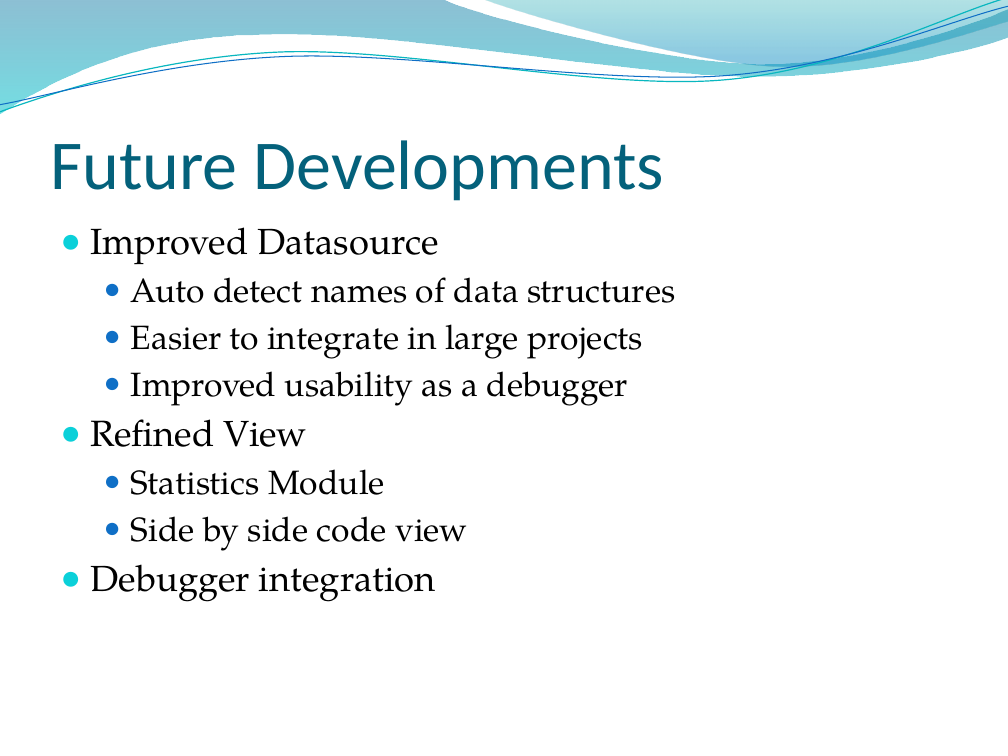
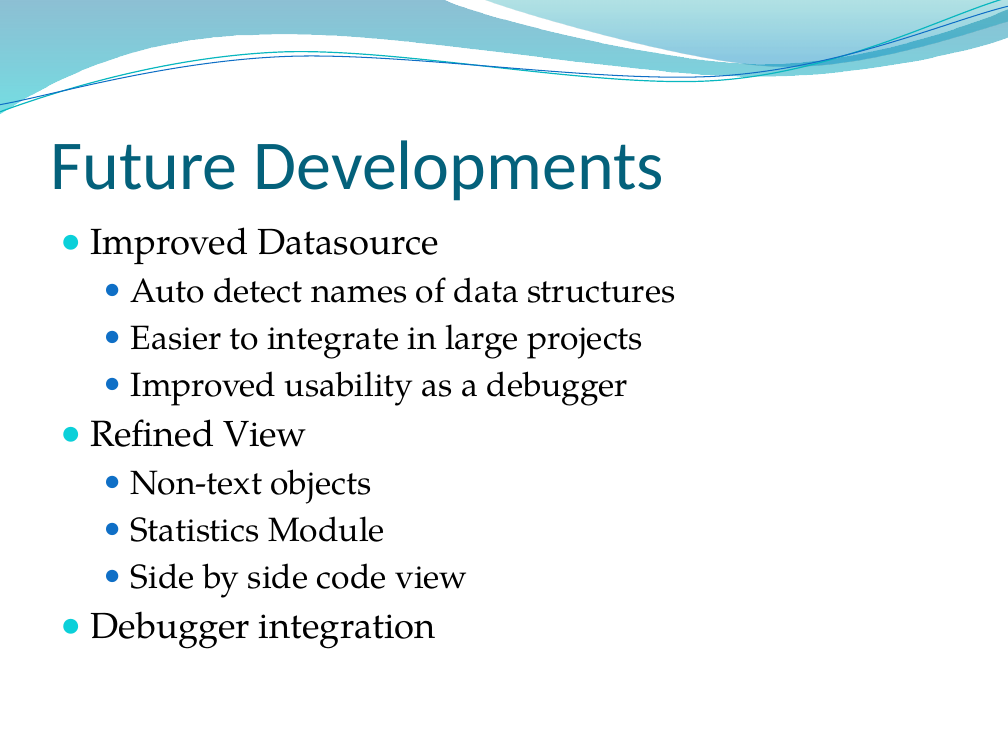
Before and after one commit to Seltzer/Algovis---Algorithm-Visualisation, a slide deck: slide 15 of docs/conference presentation - the real thing.pptx. Drawn at 1008x756 pixels with LibreOffice and Linux fonts; fonts in the diff are those of the drawing; background and template pictures are left out. Boxes give left, top, right and bottom in pixels: in the first picture for what was removed or moved away, otherwise in the second. Text is boxed around its words. In the diff, an @@ line names an element or a change of style, - is before the commit and + after.

```diff
--- a/docs/conference presentation - the real thing.pptx
+++ b/docs/conference presentation - the real thing.pptx
@@ text at [131, 469, 372, 504]: paragraph added @@
+  ● Non-text objects
```
Also in this commit, not shown: 2 other slides changed.
